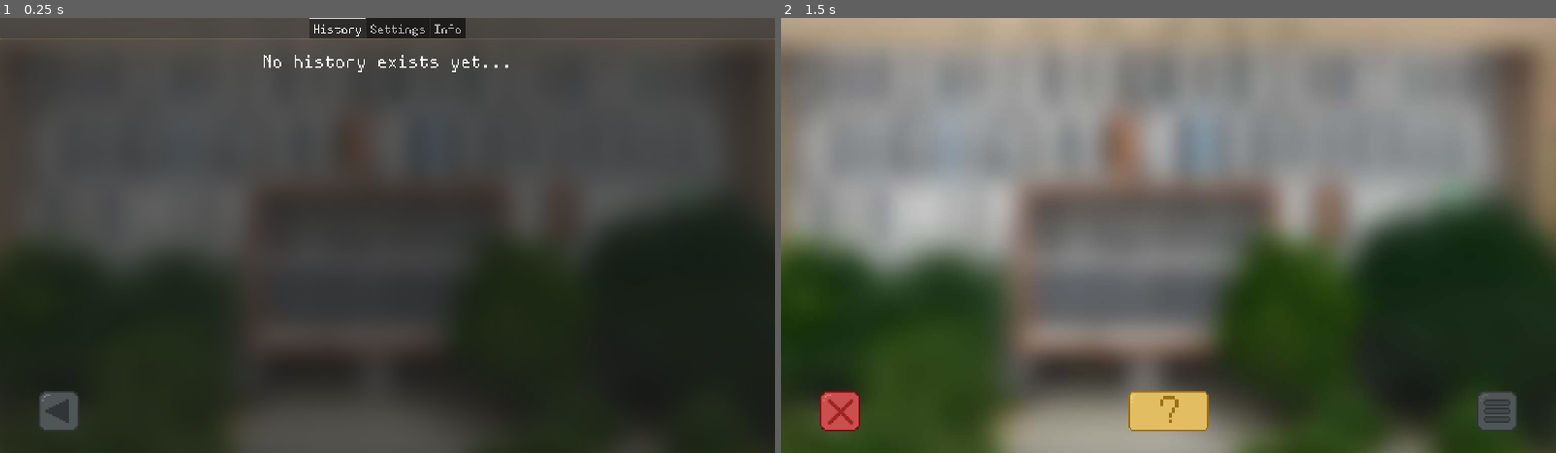
Above: before the commit, frames 1-2 (left to right).
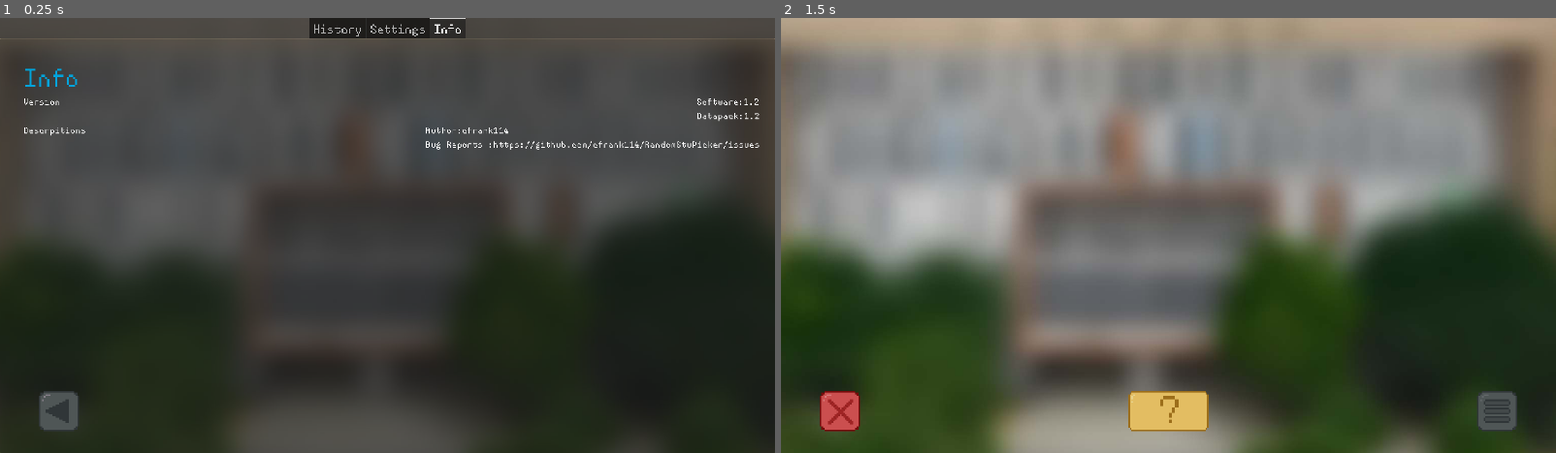
Above: after the commit, the same moments.

Repository: cfrank114/RandomStuPicker
Game: Godot game, scene res://scenes/settings/settings.tscn
Two runs of this game, one before a commit and one after it. Both use one fixed random seed, a clock stepped at 60 frames per second and the inputs below. This scene is started directly instead of the project's main scene.
Inputs (mouse positions are in pixels of both pictures, inside the frame that each line leads up to):
- Up to frame 1 (0.25 s): no input
- Up to frame 2 (1.5 s): tap Enter at 0.5 s; move the mouse to (1168, 244) at 0.52 s; click (1168, 244) at 0.67 s; click (843, 409) at 1.25 s

The runs differ from the first frame. In frame 1, 0.8% of the frame differs, in the area x 3-98%, y 0-31%; in frame 2, nothing differs.

Commit message:
ver1.2

Diff:
--- a/globals.gd
+++ b/globals.gd
@@ -1,8 +1,35 @@
 extends Node
 
-const app_ver = "1.1.1"
+const data_template = {
+	"data":{
+		"constants":{
+			"cp":{
+				"10":[43,48],
+				"15":[39],
+				"17":[48],
+				"19":[37],
+				"22":[45],
+				"33":[38,44],
+				"4":[46],
+				"7":[40,49]},
+				"special":[12]
+				},
+			"settings":{
+				"allow_cards":true,
+				"allow_cp":false,
+				"auto_erase_history":true,
+				"except":[6,32,42],
+				"fullscreen":true,
+				"lang":"en",
+				"range":[1,49],
+				"res":"1920x1080",
+				"tab_at_bottom":false
+				}
+			},
+		"version":"1.2"
+	}
 
-const data_template = {"data":{"constants":{"cp":{"10":[43,48],"15":[39],"17":[48],"19":[37],"22":[45],"33":[38,44],"4":[46],"7":[40,49]},"special":[12]},"settings":{"allow_cards":true,"allow_cp":false,"auto_erase_history":true,"except":[6,32,42],"fullscreen":true,"lang":"en","range":[1,49],"res":"1200x720","tab_at_bottom":false}},"version":"1.1"}
+const uni_pass="cgfirbabnekroiosfh7497sm182938114514"
 
 const number_color={
 	"normal":Vector4(143,143,143,255),
@@ -43,44 +70,98 @@
 var history = []
 
 func _ready():
+	print("Globals data start loading.")
 	if FileAccess.file_exists(data_file_path):
-		data_file = FileAccess.open(data_file_path,FileAccess.READ_WRITE)
+		data_file = FileAccess.open_encrypted_with_pass(data_file_path,FileAccess.READ_WRITE,uni_pass)
+		if data_file:print("Data from file read:"+data_file.get_as_text())
+		if not data_file:
+			print("Invalid data file encrypted,retrying")
+			data_file = FileAccess.open(data_file_path,FileAccess.READ_WRITE)
+			if data_file:print("Data from file read:"+data_file.get_as_text())
+			data = JSON.parse_string(data_file.get_as_text())
+			print(data_file.get_as_text())
+			if not data:
+				create()
+		print(data_file.get_as_text())
 		data = JSON.parse_string(data_file.get_as_text())
 		if not data:
 			create()
 	else:
+		print("Data File not fund")
 		create()
+	print("Checking data")
+	data = check_and_fix_data(data,data_template)
+	print("Checked")
 	total = data["data"]["settings"]["range"][1]-data["data"]["settings"]["range"][0]+1-len(data["data"]["settings"]["except"])
+	print("TranslationServer Set:",data["data"]["settings"]["lang"])
 	TranslationServer.set_locale(data["data"]["settings"]["lang"])
+	print("Window Rescaling")
 	if data["data"]["settings"]["fullscreen"]:
 		DisplayServer.window_set_mode(DisplayServer.WINDOW_MODE_FULLSCREEN)
 	else:
 		get_window().size=res[Globals.data["data"]["settings"]["res"]]
 		get_window().position=Vector2(120,100)
 
+	print("Data initiate complete")
+
 func create():
+	print("Creating data file.")
 	data = null
 	data = data_template.duplicate(true)
-	data_file = FileAccess.open(data_file_path,FileAccess.WRITE_READ)
+	data_file = FileAccess.open_encrypted_with_pass(data_file_path,FileAccess.WRITE,uni_pass)
 	var temp_data = JSON.stringify(data)
 	if (FileAccess.get_open_error()==7):
 		var access = DirAccess.open("user://")
 		access.make_dir_recursive("user://data")
-		data_file = FileAccess.open(data_file_path,FileAccess.WRITE_READ)
+		data_file = FileAccess.open_encrypted_with_pass(data_file_path,FileAccess.WRITE,uni_pass)
 	print(FileAccess.get_open_error())
 	data_file.resize(0)
 	data_file.store_string(temp_data)
 	data_file.flush()
+	data_file.close()
+	data_file = FileAccess.open(data_file_path,FileAccess.READ_WRITE)
 
 
 func save():
+	print("Saving data")
+	data_file.close()
+	data_file=FileAccess.open_encrypted_with_pass(data_file_path,FileAccess.WRITE,uni_pass)
 	var json = JSON.new()
 	var temp_data = json.stringify(Globals.data)
-	data_file.resize(0)
 	data_file.seek(0)
 	data_file.store_string(temp_data)
+	data_file.flush()
 	data_file.close()
+	print("Saved")
+
+func check_and_fix_data(data: Dictionary, default_values: Dictionary, parent_key: String = "") -> Dictionary:
+	# 遍历默认值字典进行校验
+	for key in default_values:
+		# 构造完整键路径用于调试信息
+		var full_key = "%s/%s" % [parent_key, key] if parent_key else key
+
+		# 检查字段是否存在
+		if not key in data:
+			# 如果字段缺失，使用默认值填充
+			print("Fixing missing data:", full_key)
+			data[key] = default_values[key].duplicate(true) if default_values[key] is Dictionary else default_values[key]
+
+		else:
+			# 递归处理嵌套字典
+			if data[key] is Dictionary and default_values[key] is Dictionary and key != "cp":
+				data[key] = check_and_fix_data(data[key], default_values[key], full_key)
+			# 类型不匹配时的错误处理
+			elif typeof(data[key]) != typeof(default_values[key]):
+				push_error("Type not match while checking: %s (Expected %s, Found %s)" % [
+					full_key,
+					type_string(typeof(default_values[key])),
+					type_string(typeof(data[key]))
+				])
+	data["version"]=ProjectSettings.get_setting("application/config/version")
+	return data
+
 
 func _notification(what: int) -> void:
 	if what == NOTIFICATION_WM_CLOSE_REQUEST:
+		print("App Closing")
 		save()
--- a/project.godot
+++ b/project.godot
@@ -14,7 +14,7 @@
 config/name_localized={
 "zh_CN": "随机选人"
 }
-config/version="1.1.1"
+config/version="1.2"
 run/main_scene="res://scenes/picker.tscn"
 config/use_custom_user_dir=true
 config/features=PackedStringArray("4.3", "GL Compatibility")
--- a/scenes/card/card.gd
+++ b/scenes/card/card.gd
@@ -20,7 +20,8 @@
 			self.position.y+=10
 
 
-func set_card(number:int,type:String,allow_cards=true):
+func set_card(number:int,type:String,allow_log=true,allow_cards=true):
+	if allow_log:print("Setting card:"+str(number)+" with type "+type)
 	if(allow_cards):
 		number_a.material.set_shader_parameter("color",number_colors[type]/255)
 		number_b.material.set_shader_parameter("color",number_colors[type]/255)
@@ -37,7 +38,7 @@
 
 
 func _ready():
-	set_card(0,"normal")
+	set_card(0,"normal",false)
 
 func _process(delta):
 	if(abs(self.position.y-Globals.dest.y)<1 and abs(self.position.x-Globals.dest.x)<1):
--- a/scenes/default_env.tres
+++ /dev/null
@@ -1,7 +0,0 @@
-[gd_resource type="Environment" load_steps=2 format=3 uid="uid://bbq3ogsxuglkr"]
-
-[sub_resource type="Sky" id="1"]
-
-[resource]
-background_mode = 2
-sky = SubResource("1")
--- a/scenes/main_button.gd
+++ b/scenes/main_button.gd
@@ -16,6 +16,7 @@
 
 func _pressed() -> void:
 	if not Globals.need_shuffle:
+		print("Creating new card at "+str(self.position+self.size/2))
 		var c = card.instantiate()
 		get_tree().root.add_child(c)
 		c.set_card(Globals.card_number[Globals.ind],Globals.card_type[Globals.ind],Globals.data["data"]["settings"]["allow_cards"])
@@ -29,6 +30,7 @@
 		Globals.history.append(Globals.card_number[Globals.ind])
 		Globals.ind+=1
 	if(Globals.ind >= Globals.total):
+		print("Need reshuffling")
 		Globals.need_shuffle=true
 		if(Globals.data["data"]["settings"]["auto_erase_history"]):
 			while Globals.history.size()>Globals.total:
--- a/scenes/picker.gd
+++ b/scenes/picker.gd
@@ -15,7 +15,8 @@
 		ind[arr[i]]=i
 
 func random_shuffle():
-	print("shuffle")
+	print("Card Shuffling")
+	print("Shuffling Initiate stage")
 
 	var _range = Globals.data["data"]["settings"]["range"]
 	var _except = Globals.data["data"]["settings"]["except"]
@@ -28,15 +29,14 @@
 	var ct = []						# card_type in function
 	var remain = []					# I don't know
 
+	print("Shuffling first randomization stage")
 	#region Shuffle cards
 	for i in range(_range[0],_range[1]+1):
 		if not(float(i) in _except):
 			cn.append(i)
 			ct.append("normal")
 	cn.shuffle()
-	#endregion
 
-	#region Shuffle card type
 	remain=cn.duplicate()
 	remain.shuffle()
 	order(cn,ni)
@@ -46,6 +46,8 @@
 				ct[ni[remain[i]]]=card_type[j+1]
 				break
 	#endregion
+
+	print("Shuffling second randomization(specialized paring) stage")
 
 	if Globals.data["data"]["settings"]["allow_cp"] and Globals.total>0:
 		var cp:Dictionary = Globals.data["data"]["constants"]["cp"]
@@ -59,7 +61,6 @@
 				var cpid = cp[str(i)].pick_random()
 				if(ni[i]+1<Globals.total and ni[i]>1 and cpid not in cped and cn[ni[i]+1] not in cped):
 					swap_with_ind(cn,ni,cpid,cn[ni[i]+1])
-					print(i,cpid)
 					#if(cn[ni[i]+1]!=cn[ni[cpid]] or ni[i]+1!=ni[cpid]):
 						#order(cn,ni)
 						#skip = true
@@ -68,11 +69,18 @@
 					cped.append(i)
 					skip = true
 
-
+	print("Shuffling third randomization(specialized proccessing) stage")
 	if float(cn[0]) in Globals.data["data"]["constants"]["special"]:
 		var tmp = cn[2]
 		cn[2]=cn[0]
 		cn[0]=tmp
+	if float(cn[1]) in Globals.data["data"]["constants"]["special"]:
+		var tmp = cn[2]
+		cn[2]=cn[1]
+		cn[1]=tmp
+
+	print("Shuffling Card type randomization stage")
+
 	for i in Globals.data["data"]["constants"]["special"]:
 		ct[ni[i]-2]="gold"
 	if Globals.data["data"]["settings"]["allow_cp"] and Globals.total>0:
@@ -83,7 +91,7 @@
 					ct[i]="pink"
 					ct[i+1]="pink"
 
-
+	print("Card shuffled")
 	Globals.card_number=cn
 	Globals.card_type = ct
 
--- /dev/null
+++ b/scenes/settings/menuinfolabel.gd
@@ -0,0 +1,32 @@
+extends Label
+
+# 定义点击次数和目标点击次数
+var click_count := 0
+const REQUIRED_CLICKS := 5
+
+# 标记是否正在计数，防止多次触发
+var is_counting := false
+
+# 目标场景路径（请根据实际情况修改）
+const TARGET_SCENE := "res://scenes/special_scene/special.tscn"
+
+func _ready():
+	self.mouse_filter=1
+
+func _gui_input(event):
+	print(event)
+	# 只处理鼠标左键点击事件
+	if event is InputEventMouseButton and event.button_index == MOUSE_BUTTON_LEFT and event.pressed:
+		click_count += 1
+		update_label_text()
+
+		if click_count >= REQUIRED_CLICKS:
+			is_counting = true
+			switch_scene()
+			click_count = 0  # 重置点击计数
+
+func update_label_text():
+	print("已点击 %d/%d 次" % [click_count, REQUIRED_CLICKS])
+
+func switch_scene():
+	get_tree().change_scene_to_file(TARGET_SCENE)
--- a/scenes/settings/settings.gd
+++ b/scenes/settings/settings.gd
@@ -2,8 +2,10 @@
 
 
 func translate():
+	print("Settings Translation")
 	$TabContainer/Menu_Info/VBoxContainer/Others/about.text = tr("Menu_Info_Description_Author")+":cfrank114\n"+tr("Menu_Info_Description_BugReport")+" :https://github.com/cfrank114/RandomStuPicker/issues"
-	$TabContainer/Menu_Info/VBoxContainer/Version/Ver.text = tr("Menu_Info_Ver_Software")+":"+str(Globals.app_ver)+"\n"+tr("Menu_Info_Ver_Datapack")+":"+str(Globals.data["version"])
+	$TabContainer/Menu_Info/VBoxContainer/Version/Ver.text = tr("Menu_Info_Ver_Software")+":"+str(ProjectSettings.get_setting("application/config/version"))+"\n"+tr("Menu_Info_Ver_Datapack")+":"+str(Globals.data["version"])
 
 func _ready():
+	print("Switched scene to Setting")
 	translate()
--- a/scenes/settings/settings.tscn
+++ b/scenes/settings/settings.tscn
@@ -20,6 +20,7 @@
 [ext_resource type="Script" path="res://scenes/settings/showcards.gd" id="12_wdr26"]
 [ext_resource type="Script" path="res://scenes/settings/history.gd" id="14_thihq"]
 [ext_resource type="Script" path="res://scenes/settings/label.gd" id="16_itn8q"]
+[ext_resource type="Script" path="res://scenes/settings/menuinfolabel.gd" id="17_1lbhy"]
 
 [sub_resource type="ShaderMaterial" id="ShaderMaterial_b688o"]
 shader = ExtResource("1_y0nas")
@@ -70,9 +71,10 @@
 size_flags_vertical = 3
 theme = ExtResource("5_jtk6j")
 tab_alignment = 1
-current_tab = 0
+current_tab = 2
 
 [node name="Menu_History" type="Control" parent="TabContainer"]
+visible = false
 layout_mode = 2
 metadata/_tab_index = 0
 
@@ -278,7 +280,6 @@
 script = ExtResource("14_thihq")
 
 [node name="Menu_Info" type="Control" parent="TabContainer"]
-visible = false
 layout_mode = 2
 metadata/_tab_index = 2
 
@@ -296,6 +297,7 @@
 layout_mode = 2
 text = "Menu_Info_Info"
 label_settings = SubResource("LabelSettings_te371")
+script = ExtResource("17_1lbhy")
 
 [node name="Version" type="HBoxContainer" parent="TabContainer/Menu_Info/VBoxContainer"]
 layout_mode = 2
--- /dev/null
+++ b/scenes/special_scene/cpbutton.gd
@@ -0,0 +1,7 @@
+extends CheckBox
+
+func _ready() -> void:
+	self.button_pressed=Globals.data["data"]["settings"]["allow_cp"]
+
+func _toggled(toggled_on: bool) -> void:
+	Globals.data["data"]["settings"]["allow_cp"]=toggled_on
--- /dev/null
+++ b/scenes/special_scene/returnbutton.gd
@@ -0,0 +1,4 @@
+extends Button
+
+func _pressed() -> void:
+	get_tree().change_scene_to_file("res://scenes/settings/settings.tscn")
--- /dev/null
+++ b/scenes/special_scene/special.tscn
@@ -0,0 +1,59 @@
+[gd_scene load_steps=4 format=3 uid="uid://2xhdas2a0hf0"]
+
+[ext_resource type="Script" path="res://scenes/special_scene/validate.gd" id="1_q1qod"]
+[ext_resource type="Script" path="res://scenes/special_scene/returnbutton.gd" id="2_f6lf5"]
+[ext_resource type="Script" path="res://scenes/special_scene/cpbutton.gd" id="2_qpyso"]
+
+[node name="Special" type="Control"]
+layout_mode = 3
+anchors_preset = 15
+anchor_right = 1.0
+anchor_bottom = 1.0
+grow_horizontal = 2
+grow_vertical = 2
+size_flags_horizontal = 3
+
+[node name="Main" type="VBoxContainer" parent="."]
+layout_mode = 1
+anchors_preset = 15
+anchor_right = 1.0
+anchor_bottom = 1.0
+grow_horizontal = 2
+grow_vertical = 2
+
+[node name="Validation" type="HBoxContainer" parent="Main"]
+layout_mode = 2
+
+[node name="LineEdit" type="LineEdit" parent="Main/Validation"]
+layout_mode = 2
+size_flags_horizontal = 3
+
+[node name="Button" type="Button" parent="Main/Validation"]
+layout_mode = 2
+text = "OK"
+script = ExtResource("1_q1qod")
+
+[node name="VBoxContainer" type="VBoxContainer" parent="Main"]
+visible = false
+layout_mode = 2
+size_flags_vertical = 3
+
+[node name="Label" type="Label" parent="Main/VBoxContainer"]
+layout_mode = 2
+text = "Validation success"
+
+[node name="CheckBox" type="CheckBox" parent="Main/VBoxContainer"]
+layout_mode = 2
+script = ExtResource("2_qpyso")
+
+[node name="Button" type="Button" parent="."]
+layout_mode = 1
+anchors_preset = 2
+anchor_top = 1.0
+anchor_bottom = 1.0
+offset_top = -8.0
+offset_right = 8.0
+grow_vertical = 0
+text = "Done
+"
+script = ExtResource("2_f6lf5")
--- /dev/null
+++ b/scenes/special_scene/validate.gd
@@ -0,0 +1,17 @@
+extends Button
+
+func _onready():
+	$"../../VBoxContainer".visible=false
+
+func _pressed():
+	print("Validate")
+	var input = $"../LineEdit".text
+	var keypair = ""
+	var time = Time.get_datetime_dict_from_system()
+	keypair+=str(10-(time.hour+time.day)%10)
+	keypair+=str((time.minute/10+time.day/10)%10)
+	keypair+=str(10-(time.minute+time.month)%10)
+	keypair+=str((time.year+time.hour/10)%10)
+	if(keypair==input):
+		$"../../VBoxContainer".visible=true
+		$"..".visible=false
Not shown, changed: export_presets.cfg
Not shown: 1 places in scenes/settings/settings.tscn that only renumber resources
